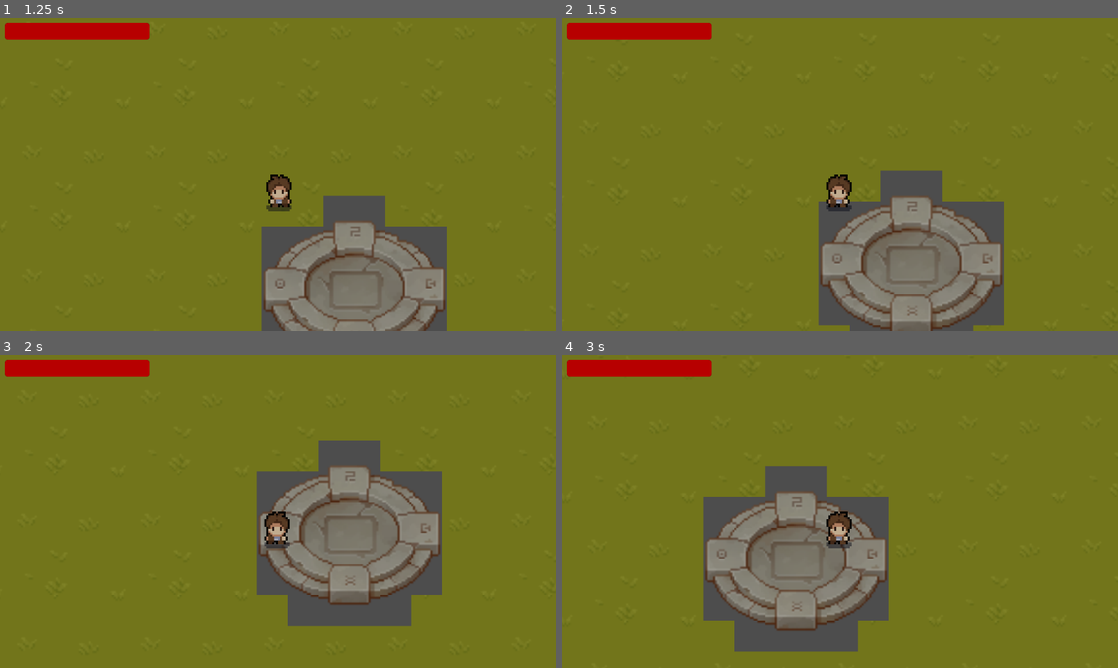
Above: before the commit, frames 1-4 (two rows, left to right).
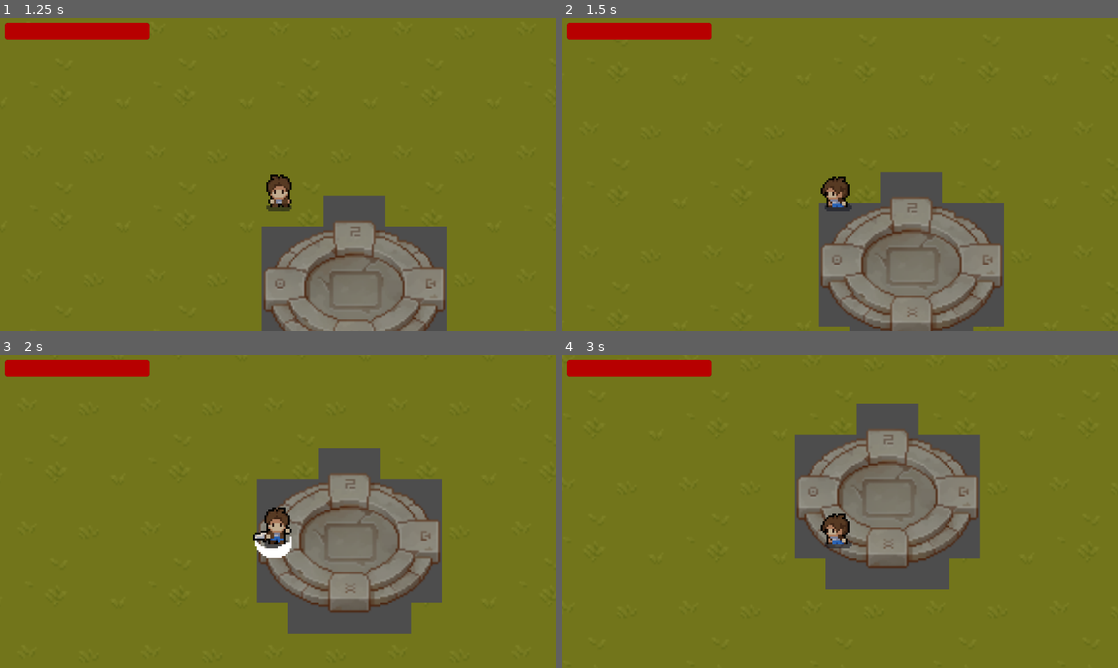
Above: after the commit, the same moments.

Repository: RyanB716/Unawoken
Game: Godot game, scene res://Game Management/GameManager.tscn
The game is run twice, just before and just after one commit, with the same random seed, the same clock (stepped at 60 frames per second) and the same inputs.
Inputs (mouse positions are in pixels of both pictures, inside the frame that each line leads up to):
- Up to frame 1 (1.25 s): tap Enter at 0.5 s; move the mouse to (400, 158) at 0.52 s; hold D (Run_Right) from 0.53 s (still down); click (400, 158) at 0.6 s; tap Space (Roll, bound only after the commit) at 0.8 s
- Up to frame 2 (1.5 s): move the mouse to (728, 190) at 1.27 s; release D (Run_Right) at 1.28 s; hold S (Run_Down) from 1.28 s (still down); tap Space (Roll, bound only after the commit) at 1.35 s
- Up to frame 3 (2 s): keep holding S (Run_Down); click (166, 527) at 1.55 s
- Up to frame 4 (3 s): move the mouse to (895, 442) at 2.02 s; release S (Run_Down) at 2.03 s; hold D (Run_Right) 2.03-2.78 s; click (895, 442) at 2.1 s; tap Space (Roll, bound only after the commit) at 2.3, 2.85 s; move the mouse to (812, 574) at 2.77 s; hold W (Run_Up) from 2.78 s (still down)

Frame 1 is identical in both runs. In frame 2, 1.9% of the frame differs, in the area x 46-80%, y 48-100%; in frame 3, 6.8%; in frame 4, 27%, in the area x 25-76%, y 15-95%.

Commit message:
Roll implemented

Diff:
--- a/Player.gd
+++ b/Player.gd
@@ -6,7 +6,7 @@
 @onready var W_Audio = $WeaponAudio
 
 enum DirectionStates {Up, Down, Left, Right}
-enum MoveStates {Idle, Run}
+enum MoveStates {Idle, Run, Roll}
 enum AttackActionStates {NotAttacking, IsAttacking, Cooldown}
 enum AttackSlots {Attack1, Attack2, Attack3}
 
@@ -25,6 +25,7 @@
 @export var TopSpeed = 0
 @export var Acceleration = 0.0
 @export var Deceleration = 0.0
+@export var RollTime = 0.0
 
 @export_category("Attack Stats")
 @export var AttackTime : float
@@ -53,16 +54,17 @@
 
 	IsMoving = Input.is_action_pressed("Run_Up") || Input.is_action_pressed("Run_Down") || Input.is_action_pressed("Run_Left") || Input.is_action_pressed("Run_Right")
 
-	if IsMoving:
-		HorizontalInput = int(Input.is_action_pressed("Run_Right")) - int(Input.is_action_pressed("Run_Left"))
-		VerticalInput = int(Input.is_action_pressed("Run_Down")) - int(Input.is_action_pressed("Run_Up"))
+	if CurrentMoveState != MoveStates.Roll:
+		if IsMoving:
+			HorizontalInput = int(Input.is_action_pressed("Run_Right")) - int(Input.is_action_pressed("Run_Left"))
+			VerticalInput = int(Input.is_action_pressed("Run_Down")) - int(Input.is_action_pressed("Run_Up"))
 
-		CurrentSpeed = lerpf(CurrentSpeed, TopSpeed, Acceleration * delta)
-		CurrentMoveState = MoveStates.Run
+			CurrentSpeed = lerpf(CurrentSpeed, TopSpeed, Acceleration * delta)
+			CurrentMoveState = MoveStates.Run
 
-	else:
-		CurrentSpeed = lerpf(CurrentSpeed, 0, Deceleration * delta)
-		CurrentMoveState = MoveStates.Idle
+		else:
+			CurrentSpeed = lerpf(CurrentSpeed, 0, Deceleration * delta)
+			CurrentMoveState = MoveStates.Idle
 
 	Direction = Vector2(HorizontalInput, VerticalInput).normalized()
 	velocity = (Direction * CurrentSpeed)
@@ -78,6 +80,9 @@
 		if CurrentAttackState == AttackActionStates.NotAttacking && CurrentAttackState != AttackActionStates.Cooldown:
 			Attack()
 
+	if Input.is_action_just_pressed("Roll") && CurrentAttackState != AttackActionStates.IsAttacking:
+		Roll()
+
 	AnimationStateController()
 
 	pass
@@ -86,6 +91,8 @@
 	if CurrentAttackState == AttackActionStates.NotAttacking or CurrentAttackState == AttackActionStates.Cooldown:
 		if CurrentMoveState == MoveStates.Run:
 			AnimState.travel("Run")
+		elif CurrentMoveState == MoveStates.Roll:
+			AnimState.travel('Roll')
 		elif CurrentMoveState == MoveStates.Idle:
 			AnimState.travel("Idle")
 
@@ -138,6 +145,15 @@
 		AttackTimer.stop()
 		AttackTimer.start(AttackTime)
 
+func Roll():
+	print('Rolling!')
+	$CollisionShape2D.disabled = true
+	CurrentMoveState = MoveStates.Roll
+	await get_tree().create_timer(RollTime).timeout
+	print("Roll finished!")
+	$CollisionShape2D.disabled = false
+	CurrentMoveState = MoveStates.Idle
+
 func _on_attack_state_timer_timeout():
 	CurrentAttackIndex = AttackSlots.Attack1
 
--- a/Player.tscn
+++ b/Player.tscn
@@ -230,6 +230,22 @@
 "values": [30, 31, 32, 33, 34, 35]
 }
 
+[sub_resource type="Animation" id="Animation_fpfok"]
+resource_name = "Roll"
+loop_mode = 1
+tracks/0/type = "value"
+tracks/0/imported = false
+tracks/0/enabled = true
+tracks/0/path = NodePath("Sprite:frame_coords")
+tracks/0/interp = 1
+tracks/0/loop_wrap = true
+tracks/0/keys = {
+"times": PackedFloat32Array(0, 0.2, 0.4, 0.6, 0.8, 1),
+"transitions": PackedFloat32Array(1, 1, 1, 1, 1, 1),
+"update": 1,
+"values": [Vector2i(0, 9), Vector2i(1, 9), Vector2i(1, 9), Vector2i(1, 9), Vector2i(1, 9), Vector2i(0, 9)]
+}
+
 [sub_resource type="AnimationLibrary" id="AnimationLibrary_8gsv8"]
 _data = {
 "Idle_Down": SubResource("Animation_tt04w"),
@@ -237,6 +253,7 @@
 "Idle_Right": SubResource("Animation_n34t2"),
 "Idle_Up": SubResource("Animation_8f6o3"),
 "RESET": SubResource("Animation_5ufst"),
+"Roll": SubResource("Animation_fpfok"),
 "Run_Down": SubResource("Animation_w2m0s"),
 "Run_Left": SubResource("Animation_u4v2d"),
 "Run_Right": SubResource("Animation_326kp"),
@@ -499,6 +516,9 @@
 blend_point_3/pos = Vector2(0, -1)
 blend_mode = 1
 
+[sub_resource type="AnimationNodeAnimation" id="AnimationNodeAnimation_4t36e"]
+animation = &"Roll"
+
 [sub_resource type="AnimationNodeAnimation" id="AnimationNodeAnimation_lopgq"]
 animation = &"Run_Left"
 
@@ -534,21 +554,20 @@
 
 [sub_resource type="AnimationNodeStateMachineTransition" id="AnimationNodeStateMachineTransition_xypkv"]
 
-[sub_resource type="AnimationNodeStateMachineTransition" id="AnimationNodeStateMachineTransition_5kdj5"]
-advance_mode = 2
-
 [sub_resource type="AnimationNodeStateMachine" id="AnimationNodeStateMachine_2lvlg"]
 states/Attack/node = SubResource("AnimationNodeBlendSpace2D_tnktl")
-states/Attack/position = Vector2(553, 225)
+states/Attack/position = Vector2(394, 227)
 "states/Attack 2/node" = SubResource("AnimationNodeBlendSpace2D_s1kno")
-"states/Attack 2/position" = Vector2(553, 356.519)
+"states/Attack 2/position" = Vector2(394, 304.519)
 states/Idle/node = SubResource("AnimationNodeBlendSpace2D_c26p5")
 states/Idle/position = Vector2(394, 100)
+states/Roll/node = SubResource("AnimationNodeAnimation_4t36e")
+states/Roll/position = Vector2(658, 294.649)
 states/Run/node = SubResource("AnimationNodeBlendSpace2D_vm4bk")
 states/Run/position = Vector2(671, 100)
 states/Start/position = Vector2(192, 100)
-transitions = ["Idle", "Run", SubResource("AnimationNodeStat …(361 unchanged characters)… mationNodeStateMachineTransition_xypkv"), "Start", "Idle", SubResource("AnimationNodeStateMachineTransition_5kdj5")]
-graph_offset = Vector2(0, 55.4348)
+transitions = ["Idle", "Run", SubResource("AnimationNodeStat …(361 unchanged characters)… mationNodeStateMachineTransition_xypkv")]
+graph_offset = Vector2(96, 83.6494)
 
 [sub_resource type="StyleBoxFlat" id="StyleBoxFlat_2ey7s"]
 bg_color = Color(0, 0, 0, 1)
@@ -571,6 +590,7 @@
 TopSpeed = 200
 Acceleration = 1.5
 Deceleration = 17.0
+RollTime = 1.25
 AttackTime = 1.5
 CooldownTime = 3.0
 InputBufferAmnt = 0.12
--- a/project.godot
+++ b/project.godot
@@ -17,7 +17,6 @@
 
 [display]
 
-window/size/mode=3
 window/stretch/mode="viewport"
 
 [input]
@@ -50,7 +49,6 @@
 "deadzone": 0.5,
 "events": [Object(InputEventMouseButton,"resource_local_to_scene":false,"resource_name":"","device":-1,"window_id":0,"a …(257 unchanged characters)…
 , Object(InputEventJoypadButton,"resource_local_to_scene":false,"resource_name":"","device":-1,"button_index":2,"pressure":0.0,"pressed":false,"script":null)
-, Object(InputEventKey,"resource_local_to_scene":false,"resource_name":"","device":-1,"window_id":0,"alt_pressed":false,"shift_pressed":false,"ctrl_pressed":false,"meta_pressed":false,"pressed":false,"keycode":0,"physical_keycode":32,"key_label":0,"unicode":32,"echo":false,"script":null)
 ]
 }
 Guard={
@@ -58,3 +56,8 @@
 "events": [Object(InputEventMouseButton,"resource_local_to_scene":false,"resource_name":"","device":-1,"window_id":0,"a …(258 unchanged characters)…
 ]
 }
+Roll={
+"deadzone": 0.5,
+"events": [Object(InputEventKey,"resource_local_to_scene":false,"resource_name":"","device":-1,"window_id":0,"alt_pressed":false,"shift_pressed":false,"ctrl_pressed":false,"meta_pressed":false,"pressed":false,"keycode":0,"physical_keycode":32,"key_label":0,"unicode":32,"echo":false,"script":null)
+]
+}
Not shown: 1 places in Player.tscn that only renumber resources
